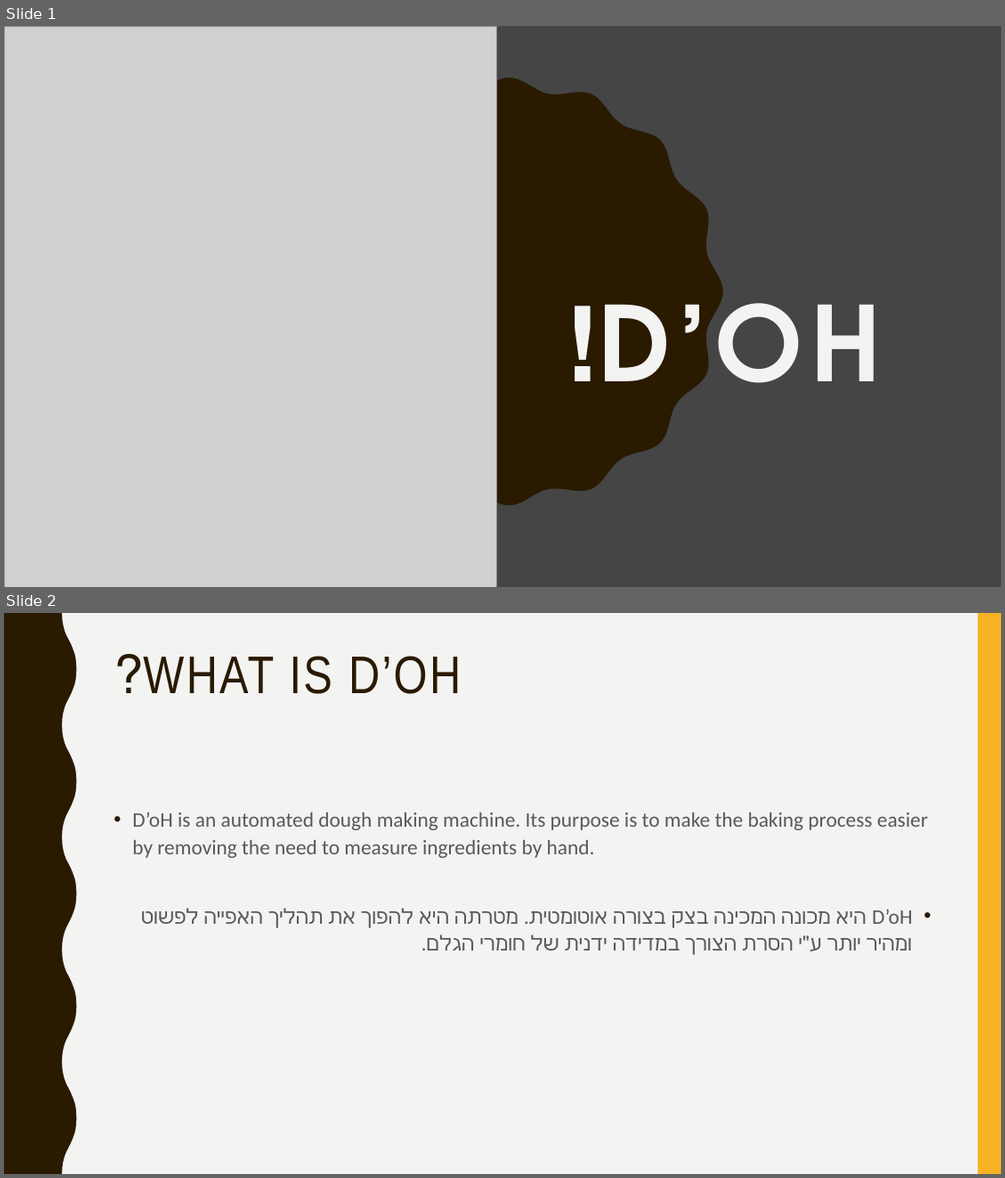
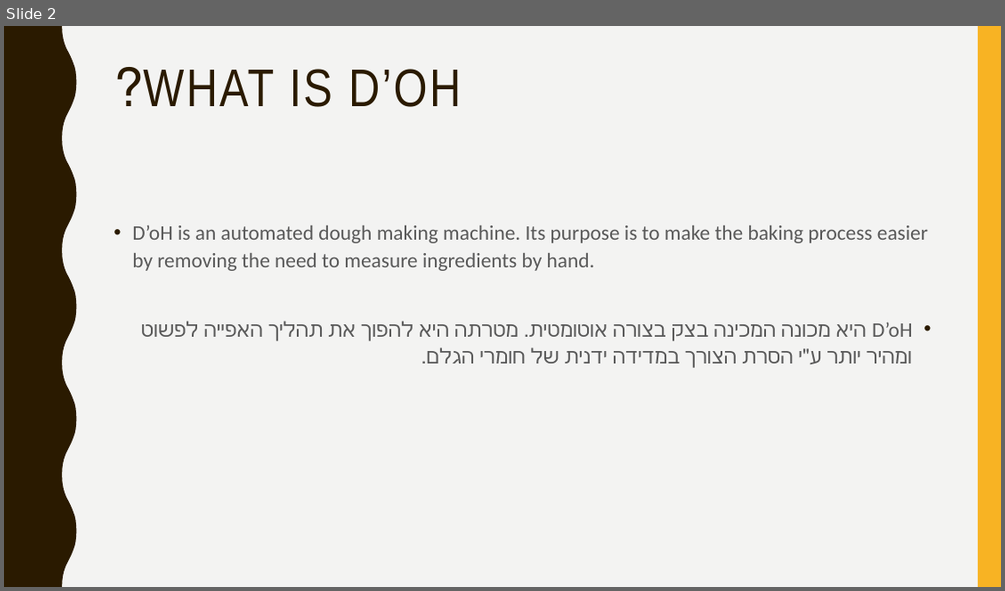
Before and after one commit to MetalYos/ArduinoProject, a slide deck: Project.pptx. Shown one above the other, each under a label of ours: slides 1 and 2 before the commit, slide 2 after it. The pictures are 1005x1178 and 1005x591 pixels, drawn with LibreOffice and Linux fonts; fonts in the diff are those of the drawing; grey boxes stand for pictures. Boxes give left, top, right and bottom in pixels: in the first picture for what was removed or moved away, otherwise in the second. Text is boxed around its words. In the diff, an @@ line names an element or a change of style, - is before the commit and + after.

```diff
--- a/Project.pptx
+++ b/Project.pptx
@@ slide 1 removed at box(4, 26, 1001, 587), background #454545 @@
@@ rectangle removed at box(4, 26, 27, 587) @@
@@ picture removed at box(4, 26, 497, 587) @@
@@ freeform shape removed at box(295, 78, 723, 506) @@
@@ title removed at box(598, 269, 882, 424) @@
-D’OH!
```
Also in this commit, not shown: 4 slides changed, 6 slides added, 2 other slides removed, 1 other file.
